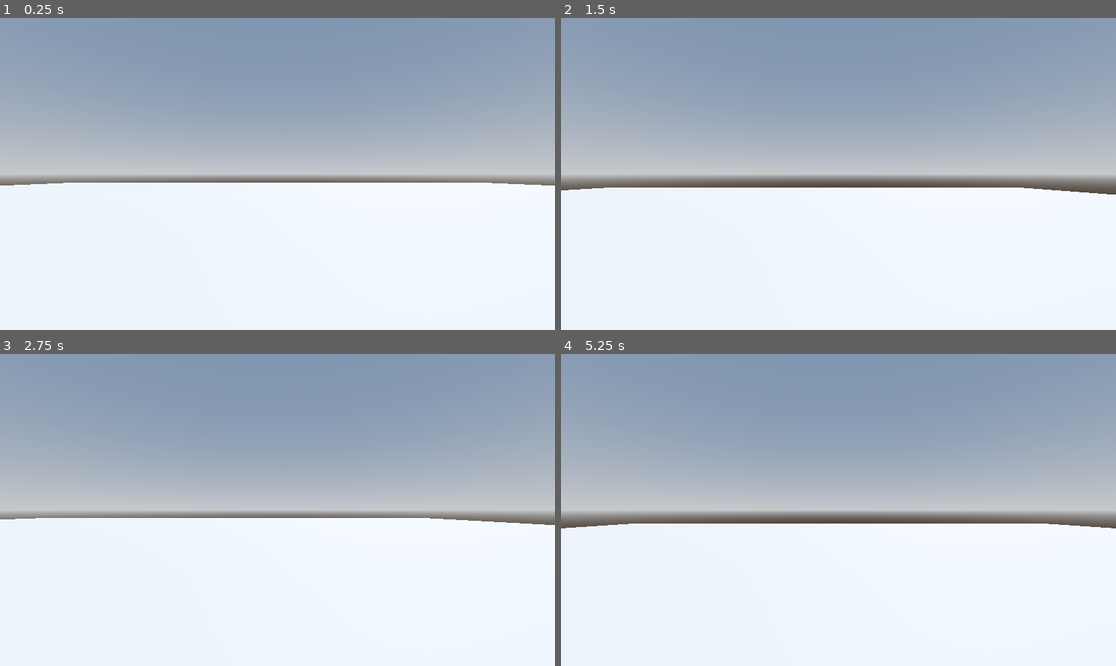
Above: before the commit, frames 1-4 (two rows, left to right).
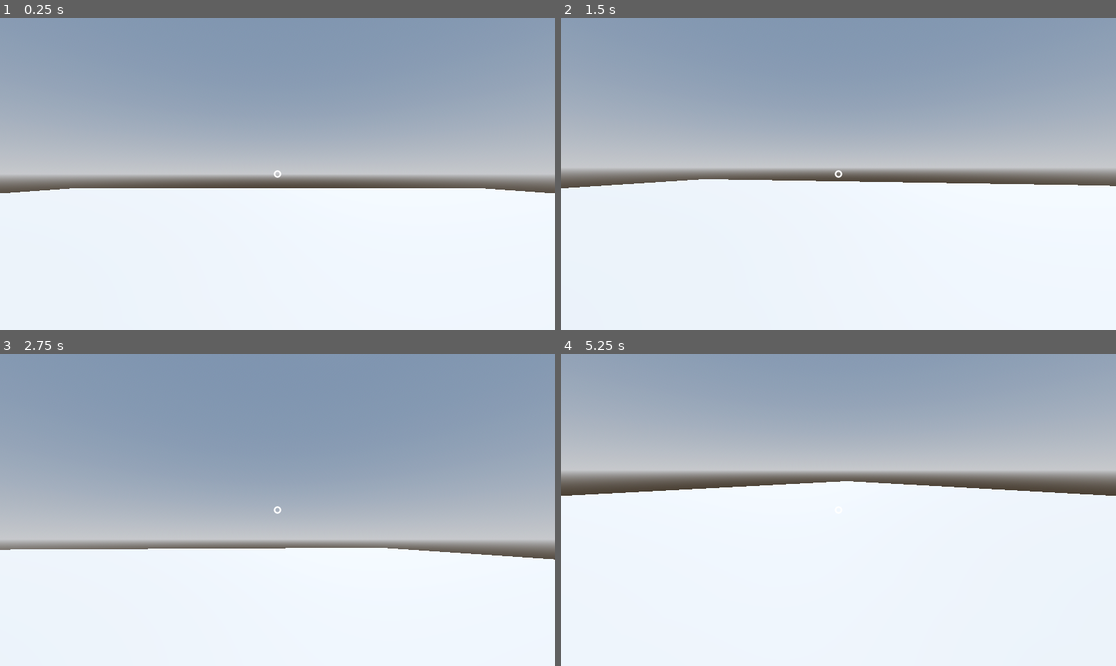
Above: after the commit, the same moments.

Repository: EAinsley/magnetic
Game: Godot game, scene res://Scenes/sandbox.tscn
Two runs of this game, one before a commit and one after it. Both use one fixed random seed, a clock stepped at 60 frames per second and the inputs below.
Inputs (mouse positions are in pixels of both pictures, inside the frame that each line leads up to):
- Up to frame 1 (0.25 s): no input
- Up to frame 2 (1.5 s): move the mouse to (960, 158) at 0.52 s; press the mouse at (960, 158) at 0.53 s; hold D (move_right) 0.53-1.28 s; tap Space (jump) at 0.77 s; move the mouse to (727, 189) at 1.27 s; release the mouse at (727, 189) at 1.28 s; hold S (move_backward) from 1.28 s (still down); click (727, 189) at 1.35 s
- Up to frame 3 (2.75 s): tap Space (jump) at 1.52 s; tap Enter at 2 s; move the mouse to (333, 441) at 2.02 s; release S (move_backward) at 2.03 s; press the mouse at (333, 441) at 2.03 s; hold D (move_right) from 2.03 s (still down)
- Up to frame 4 (5.25 s): move the mouse to (810, 572) at 2.77 s; release D (move_right) at 2.78 s; release the mouse at (810, 572) at 2.78 s; hold W (move_forward) 2.78-3.53 s; click (810, 572) at 2.85 s; tap Space (jump) at 3.02, 3.77, 4.52 s; move the mouse to (1005, 556) at 3.52 s; press the mouse at (1005, 556) at 3.53 s; hold A (move_left) 3.53-5.03 s; tap Escape (ui_cancel) at 4.15 s; move the mouse to (672, 463) at 4.27 s; release the mouse at (672, 463) at 4.28 s; click (672, 463) at 4.35 s; move the mouse to (866, 510) at 5.02 s; press the mouse at (866, 510) at 5.03 s; hold S (move_backward) from 5.03 s (still down)

The runs differ from the first frame. In frame 1, 1.9% of the frame differs, in the area x 0-100%, y 48-57%; in frame 2, 6.1%; in frame 3, 14%; in frame 4, 25%, in the area x 0-100%, y 25-56%.

Commit message:
完成基础相机控制

Diff:
--- /dev/null
+++ b/Player/corsshair.gd
@@ -0,0 +1,7 @@
+extends Control
+
+@export var circle_size := 6.0
+@export var circle_width := 2.0
+
+func _draw() -> void:
+	draw_arc(Vector2.ZERO, circle_size, 0, PI * 2, 32, Color.WHITE, circle_width, true)
--- a/Player/player.gd
+++ b/Player/player.gd
@@ -1,14 +1,25 @@
 extends CharacterBody3D
 
+@export var mouse_sensitivity := 0.001
+@export var head_x_min_degree := -90.0
+@export var head_x_max_degree := 90.0
 
 const SPEED = 5.0
 const JUMP_VELOCITY = 4.5
 
 # Get the gravity from the project settings to be synced with RigidBody nodes.
 var gravity: float = ProjectSettings.get_setting("physics/3d/default_gravity")
+var mouse_motion := Vector2.ZERO
 
+@onready var head: Node3D = $Head
+
+func _ready() -> void:
+	Input.mouse_mode = Input.MOUSE_MODE_CAPTURED
 
 func _physics_process(delta: float) -> void:
+	# Handle rotation
+	handle_camera_rotateion()
+
 	# Add the gravity.
 	if not is_on_floor():
 		velocity.y -= gravity * delta
@@ -29,3 +40,20 @@
 		velocity.z = move_toward(velocity.z, 0, SPEED)
 
 	move_and_slide()
+
+func _input(event: InputEvent) -> void:
+	# Record rotation
+	if event is InputEventMouseMotion and Input.mouse_mode == Input.MOUSE_MODE_CAPTURED:
+		mouse_motion = -event.relative * mouse_sensitivity
+
+	# Handle mouse escape
+	if event.is_action_pressed("ui_cancel") and Input.mouse_mode == Input.MOUSE_MODE_CAPTURED:
+		Input.mouse_mode = Input.MOUSE_MODE_VISIBLE
+	if event.is_action_pressed("pick_up") and Input.mouse_mode == Input.MOUSE_MODE_VISIBLE:
+		Input.mouse_mode = Input.MOUSE_MODE_CAPTURED
+
+func handle_camera_rotateion():
+	rotate_y(mouse_motion.x)
+	head.rotate_x(mouse_motion.y)
+	head.rotation_degrees.x = clampf(head.rotation_degrees.x, head_x_min_degree, head_x_max_degree)
+	mouse_motion = Vector2.ZERO
--- a/Player/player.tscn
+++ b/Player/player.tscn
@@ -1,19 +1,41 @@
-[gd_scene load_steps=4 format=3 uid="uid://bhva1tc2tnv77"]
+[gd_scene load_steps=6 format=3 uid="uid://bhva1tc2tnv77"]
 
 [ext_resource type="Script" path="res://Player/player.gd" id="1_b0b15"]
+[ext_resource type="Script" path="res://Player/smooth_camera.gd" id="2_1brkh"]
+[ext_resource type="Script" path="res://Player/corsshair.gd" id="3_jgbva"]
 
 [sub_resource type="CapsuleMesh" id="CapsuleMesh_uwcpl"]
+height = 1.8
 
 [sub_resource type="CapsuleShape3D" id="CapsuleShape3D_61h40"]
+height = 1.8
 
 [node name="Player" type="CharacterBody3D"]
 script = ExtResource("1_b0b15")
 
 [node name="MeshInstance3D" type="MeshInstance3D" parent="."]
+transform = Transform3D(1, 0, 0, 0, 1, 0, 0, 0, 1, 0, 0.9, 0)
 mesh = SubResource("CapsuleMesh_uwcpl")
 
 [node name="CollisionShape3D" type="CollisionShape3D" parent="."]
+transform = Transform3D(1, 0, 0, 0, 1, 0, 0, 0, 1, 0, 0.9, 0)
 shape = SubResource("CapsuleShape3D_61h40")
 
-[node name="Camera3D" type="Camera3D" parent="."]
-transform = Transform3D(1, 0, 0, 0, 1, 0, 0, 0, 1, 0, 0.35, -0.5)
+[node name="Head" type="Node3D" parent="."]
+transform = Transform3D(1, 0, 0, 0, 1, 0, 0, 0, 1, 0, 1.6, 0)
+
+[node name="SmoothCamera" type="Camera3D" parent="Head"]
+transform = Transform3D(1, 0, 0, 0, 1, 0, 0, 0, 1, 0, 0, -0.5)
+top_level = true
+script = ExtResource("2_1brkh")
+
+[node name="CenterContainer" type="CenterContainer" parent="."]
+anchors_preset = 15
+anchor_right = 1.0
+anchor_bottom = 1.0
+grow_horizontal = 2
+grow_vertical = 2
+
+[node name="Crosshair" type="Control" parent="CenterContainer"]
+layout_mode = 2
+script = ExtResource("3_jgbva")
--- /dev/null
+++ b/Player/smooth_camera.gd
@@ -0,0 +1,9 @@
+extends Camera3D
+
+@export var speed := 44.0
+
+# Called every frame. 'delta' is the elapsed time since the previous frame.
+func _process(delta: float) -> void:
+	var weight := clampf(delta * speed, 0.0, 1.0)
+	global_transform = global_transform.interpolate_with(get_parent().global_transform, weight)
+	global_position = get_parent().global_position
